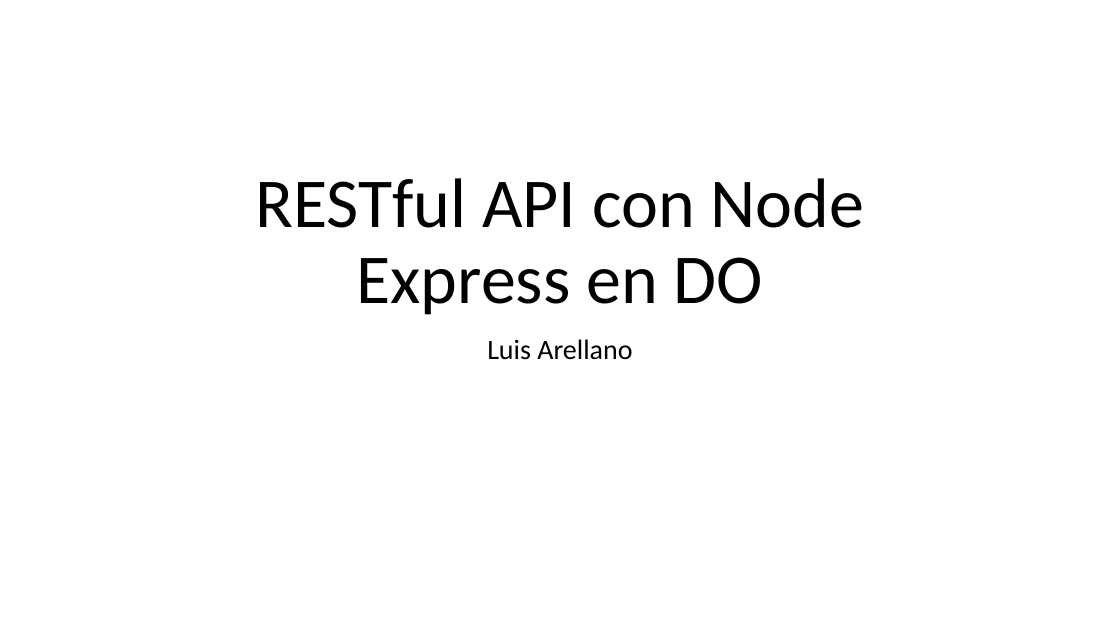
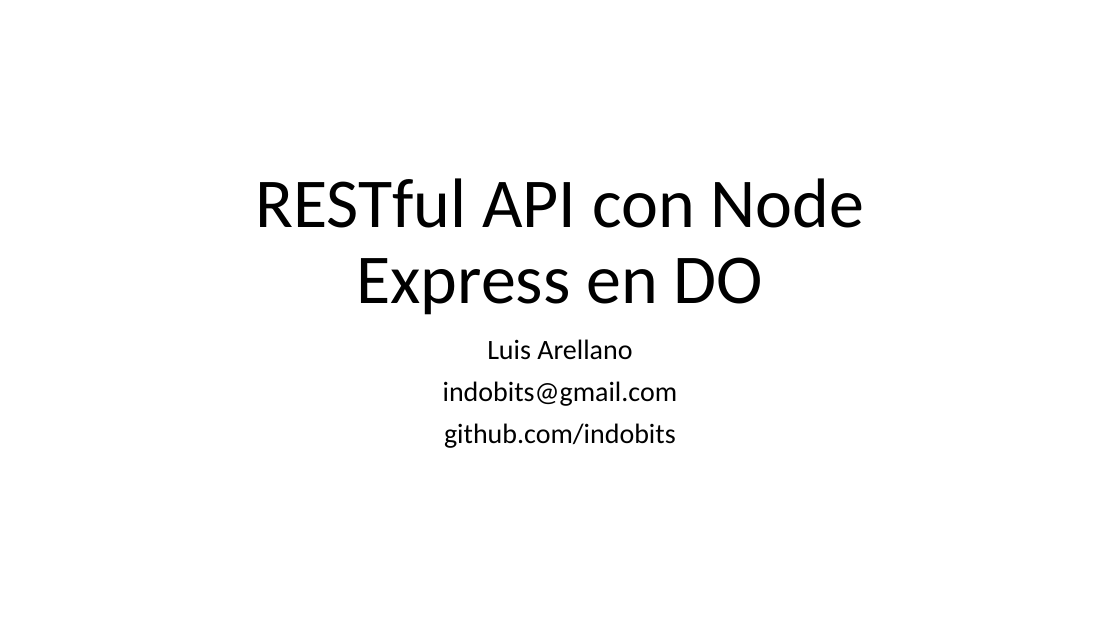
Before and after one commit to indobits/201810-node, a slide deck: slide 1 of slides.pptx. Drawn at 1120x630 pixels with LibreOffice and Linux fonts; fonts in the diff are those of the drawing. Boxes give left, top, right and bottom in pixels: in the first picture for what was removed or moved away, otherwise in the second. Text is boxed around its words. In the diff, an @@ line names an element or a change of style, - is before the commit and + after.

```diff
--- a/slides.pptx
+++ b/slides.pptx
@@ subtitle at box(443, 381, 678, 448): paragraphs added @@
+indobits@gmail.com
+github.com/indobits
```
Also in this commit, not shown: 2 slides added, 1 slide removed, 2 other files.
